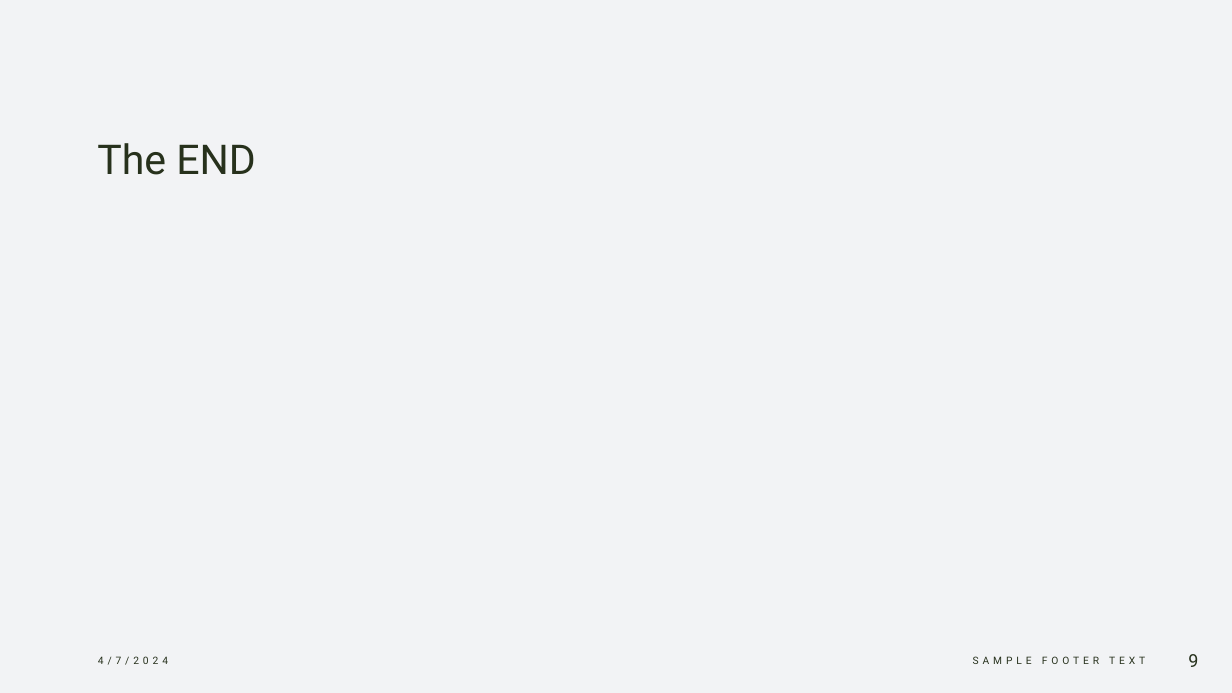
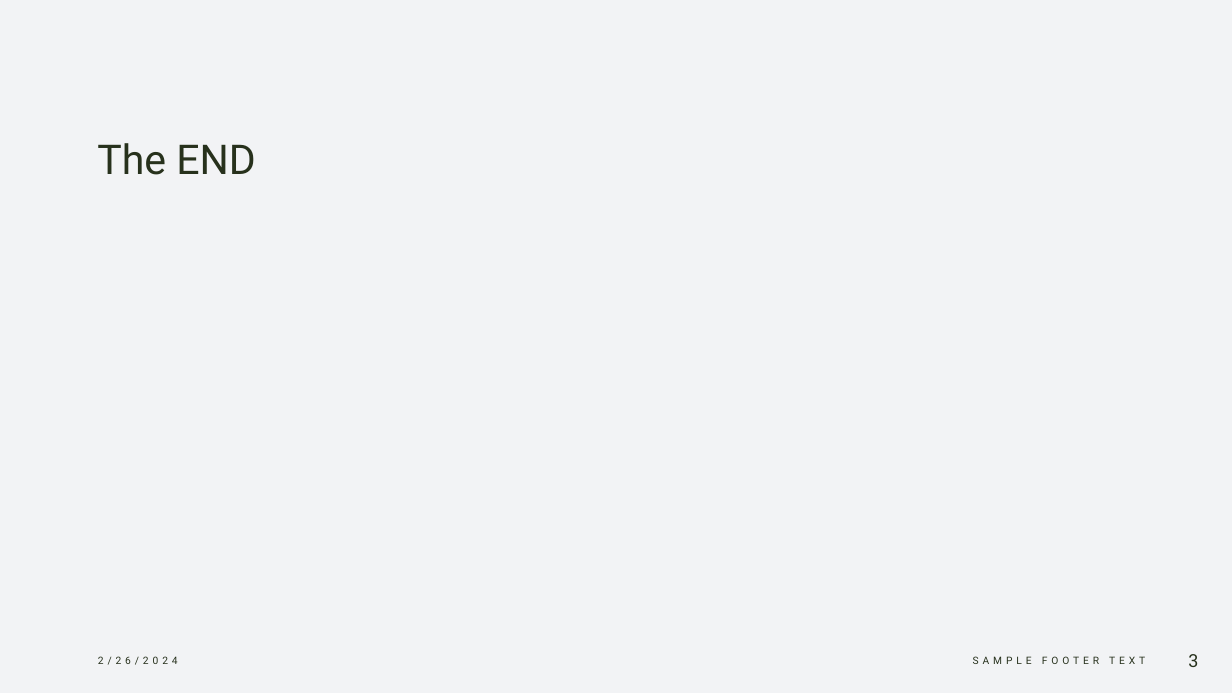
Before and after one commit to Dovydas-Simkus17/MathCourseWork, a slide deck: slide 3 of Pool Sim Presentation.pptx (slide 9 before the commit). Drawn at 1232x693 pixels with LibreOffice and Linux fonts; fonts in the diff are those of the drawing. Boxes give left, top, right and bottom in pixels: in the first picture for what was removed or moved away, otherwise in the second. Text is boxed around its words. In the diff, an @@ line names an element or a change of style, - is before the commit and + after.

```diff
--- a/Pool Sim Presentation.pptx
+++ b/Pool Sim Presentation.pptx
@@ text at (98, 656, 178, 665): text changed @@
-4/7/2024
+2/26/2024
@@ page number at (1188, 654, 1198, 667): text changed @@
-9
+3
```
Also in this commit, not shown: 6 slides removed.
